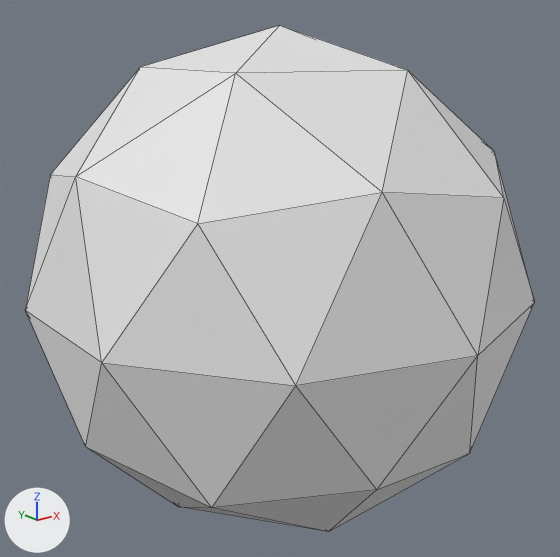
Renders of the FBX model asset/Model/ico_sphere.fbx from each side of a commit.
Rendered twice from a 50 mm lens placed at (-1.904, -2.381, 0.964), pointed at (0.003, 0.002, 0.011). Arrows for +X, +Y and +Z are at lower left; the lights stay in place. The older version comes first. Mesh edges are drawn as thin lines.

Script lines for the objects in view, before the commit:
```python
me_ico球 = bpy.data.meshes.new('ICO球')
me_ico球.from_pydata(...)  # an icosphere of 80 faces spanning x -0.95..0.95, y -1.0..1.0, z -1.0..1.0
ob_ico球 = bpy.data.objects.new('ICO球', me_ico球)
ob_ico球.location = (0.0, 0.0, 0.0)
```
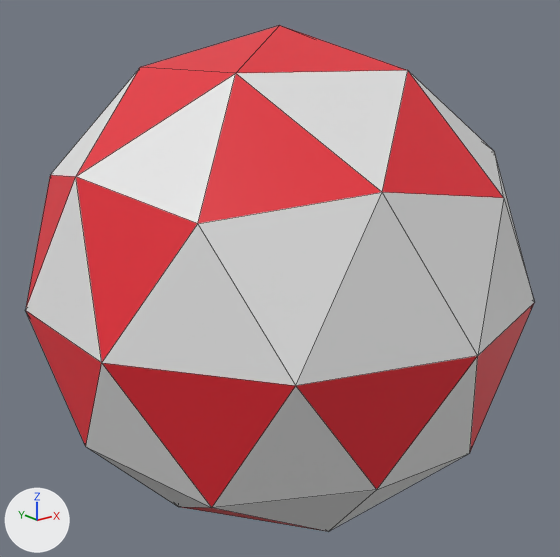
The change, as a list of edits to the scene's bpy script:
```text
Add mat_material:
    mat_material = principled_material('Material')
    mat_material.base_color = (0.8, 0.8, 0.8)  # white #e7e7e7
Add mat_マテリアル:
    mat_マテリアル = principled_material('マテリアル')
    mat_マテリアル.base_color = (0.8, 0.0227, 0.037)  # red #e72a36
Change me_ico球:
    where me_ico球.from_pydata(...)  # 42 vertices, 80 faces; spans x -0.95..0.95, y -1.0..1.0, z -1.0..1.0
    used by ob_ico球; location = (0.0, 0.0, 0.0)
    me_ico球 part 1: 28 of the faces centred in x -0.93..0.93, y -0.72..0.89, z -0.74..0.9 switch from no material to mat_マテリアル (red #e72a36)
    me_ico球 part 2: 2 of the faces centred in x -0.29..0.28, y -0.89..-0.87, z -0.18..-0.15 switch from no material to mat_マテリアル (red #e72a36)
    add me_ico球.materials.append(mat_material)  # white #e7e7e7
```

Where the change shows, as pixel boxes (x1, y1, x2, y2) in the pictures (560 x 557 px):
part 1 of me_ico球, recoloured (white to red): (26, 26, 503, 529) in both
part 2 of me_ico球, recoloured (white to red): (297, 303, 534, 489) in both
